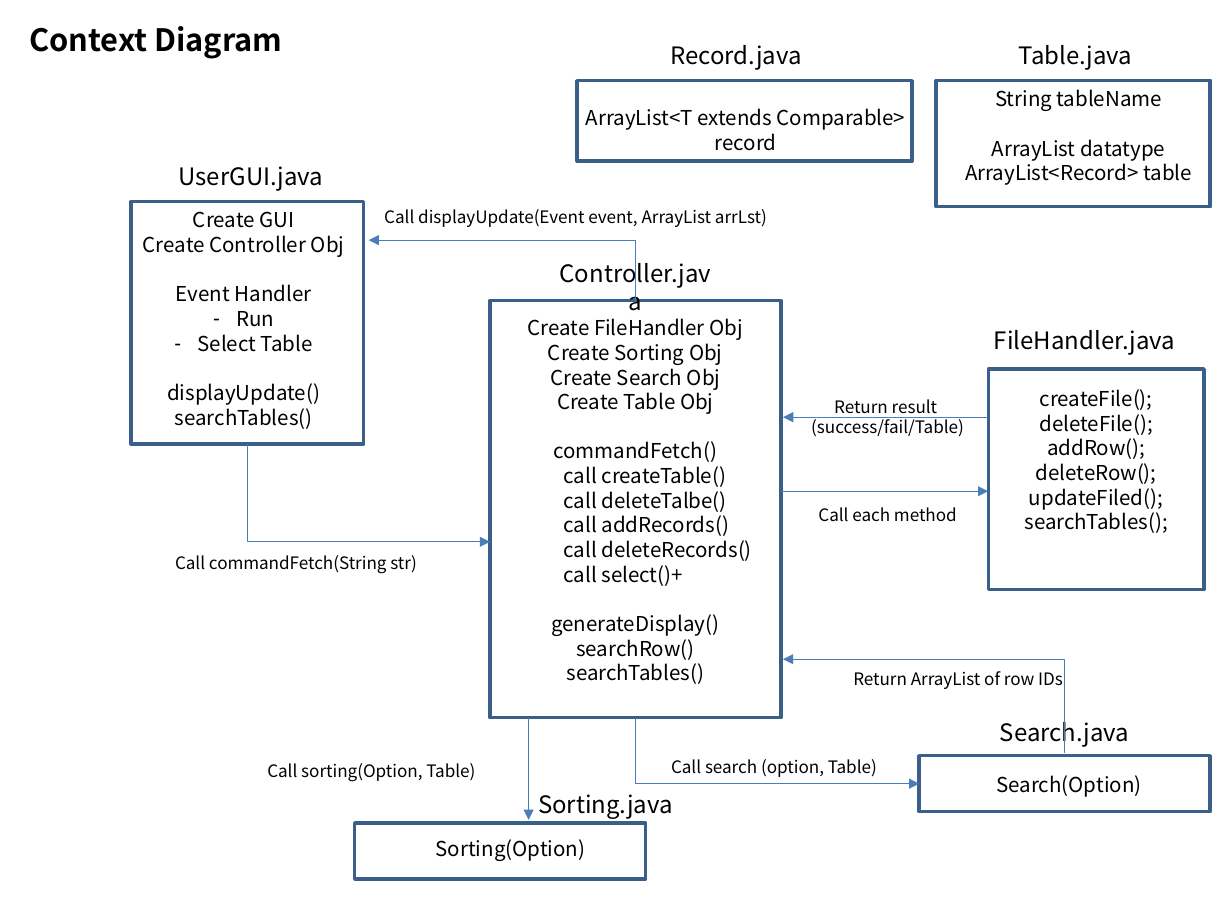
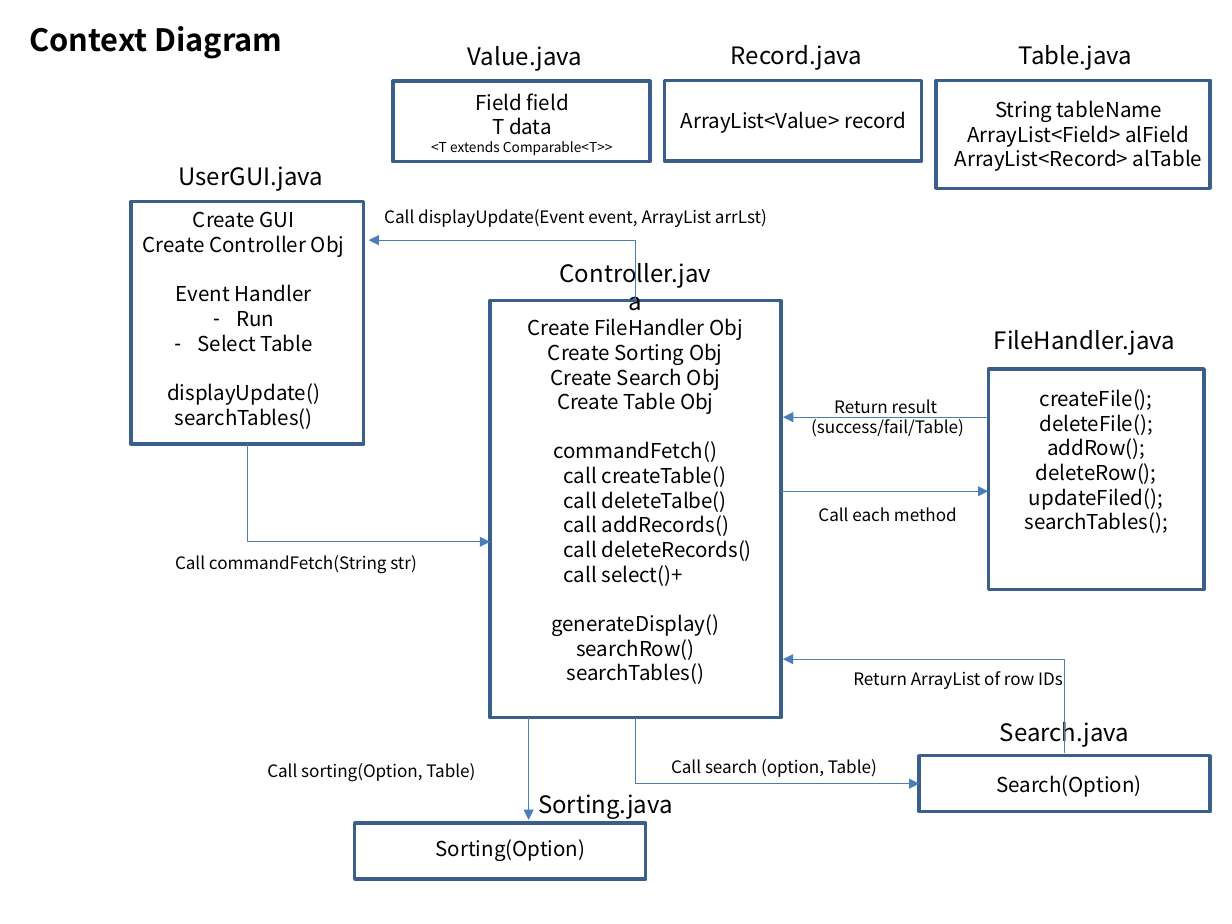
Before and after one commit to AlanCILee/DataStructureProject, a slide deck: slide 1 of doc/Design.pptx. Drawn at 1232x924 pixels with LibreOffice and Linux fonts; fonts in the diff are those of the drawing. Boxes give left, top, right and bottom in pixels: in the first picture for what was removed or moved away, otherwise in the second. Text is boxed around its words. In the diff, an @@ line names an element or a change of style, - is before the commit and + after.

```diff
--- a/doc/Design.pptx
+++ b/doc/Design.pptx
@@ text added at (x1=468, y1=46, x2=582, y2=71), 14 pt, text #000000 @@
+Value.java
@@ text "Record.java" moved from (x1=670, y1=45, x2=801, y2=70) to (x1=731, y1=45, x2=862, y2=70) @@
@@ rectangle added at (x1=393, y1=81, x2=650, y2=161), outline #3A5F8C 2 pt @@
@@ rectangle resized from (x1=578, y1=81, x2=913, y2=161) to (x1=664, y1=81, x2=922, y2=161) @@
@@ rectangle resized from (x1=936, y1=80, x2=1210, y2=207) to (x1=936, y1=80, x2=1210, y2=188) @@
@@ text added at (x1=431, y1=93, x2=613, y2=155), 8 pt, text #000000 @@
+Field field
+T data
+<T extends Comparable<T>>
@@ text at (x1=681, y1=111, x2=906, y2=133): text changed @@
-ArrayList<T extends Comparable> record
+ArrayList<Value> record
@@ text "String tableName" moved from (x1=965, y1=89, x2=1192, y2=185) to (x1=955, y1=100, x2=1202, y2=171) @@
@@ text at (x1=955, y1=121, x2=1202, y2=171): text changed @@
-ArrayList datatype
-ArrayList<Record> table
+ArrayList<Field> alField
+ArrayList<Record> alTable
```
Also in this commit, not shown: 1 other slide changed, 1 slide added, 1 slide removed, 11 other files.
